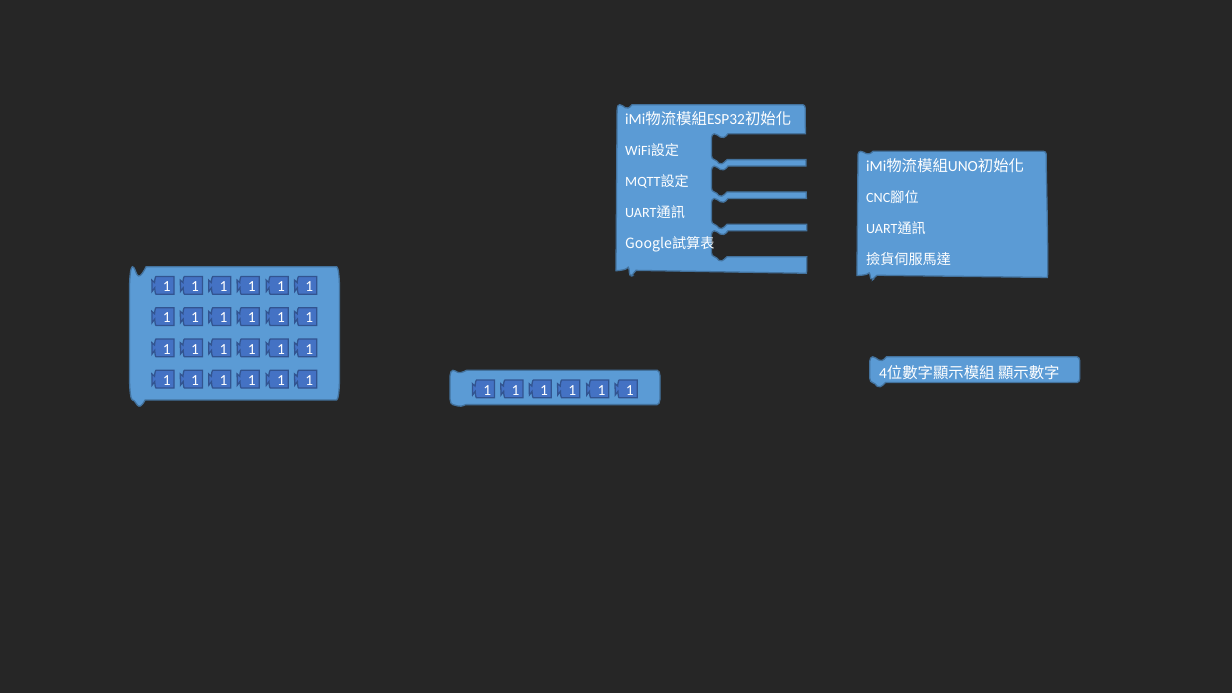
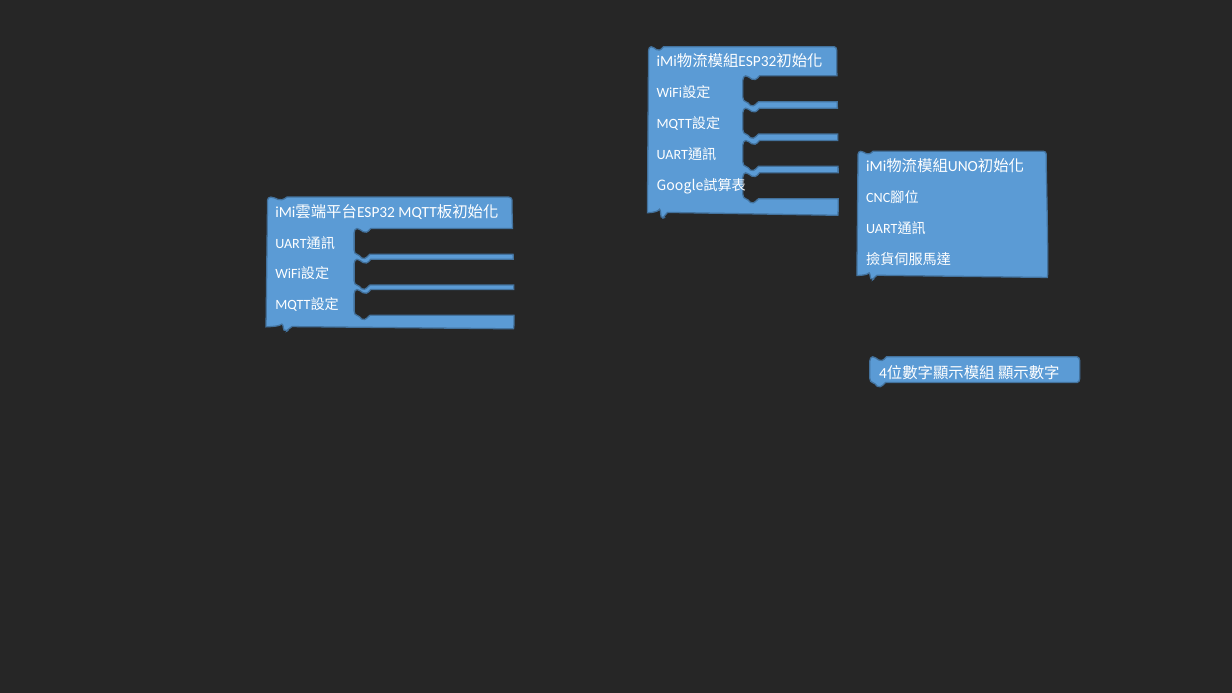
Before and after one commit to kingofamani/Arduino, a slide deck: slide 3 of tools/myCustomBlockly/iMi/block.pptx. Drawn at 1232x693 pixels with LibreOffice and Linux fonts; fonts in the diff are those of the drawing. Boxes give left, top, right and bottom in pixels: in the first picture for what was removed or moved away, otherwise in the second. Text is boxed around its words. In the diff, an @@ line names an element or a change of style, - is before the commit and + after.

```diff
--- a/tools/myCustomBlockly/iMi/block.pptx
+++ b/tools/myCustomBlockly/iMi/block.pptx
@@ freeform shape "iMi物流模組ESP32初始化": place and size @@
-freeform shape "iMi物流模組ESP32初始化" at (616, 104, 808, 276)
+freeform shape "iMi物流模組ESP32初始化" at (648, 47, 839, 219)
@@ freeform shape added at (266, 197, 514, 331), fill #5B9BD5, outline #43739E 1 pt, 12 pt, text #FFFFFF @@
+iMi雲端平台ESP32 MQTT板初始化
+UART通訊
+WiFi設定
+MQTT設定
@@ group removed at (129, 267, 339, 407): 25 freeform shapes @@
-1
-1
-1
-1
-1
-1
-1
-1
-1
-1
-1
-1
-1
-1
-1
-1
-1
-1
-1
-1
-1
-1
-1
-1
@@ group removed at (450, 371, 660, 407): 7 freeform shapes @@
-1
-1
-1
-1
-1
-1
```
Also in this commit, not shown: 1 other slide changed, 2 other files.
